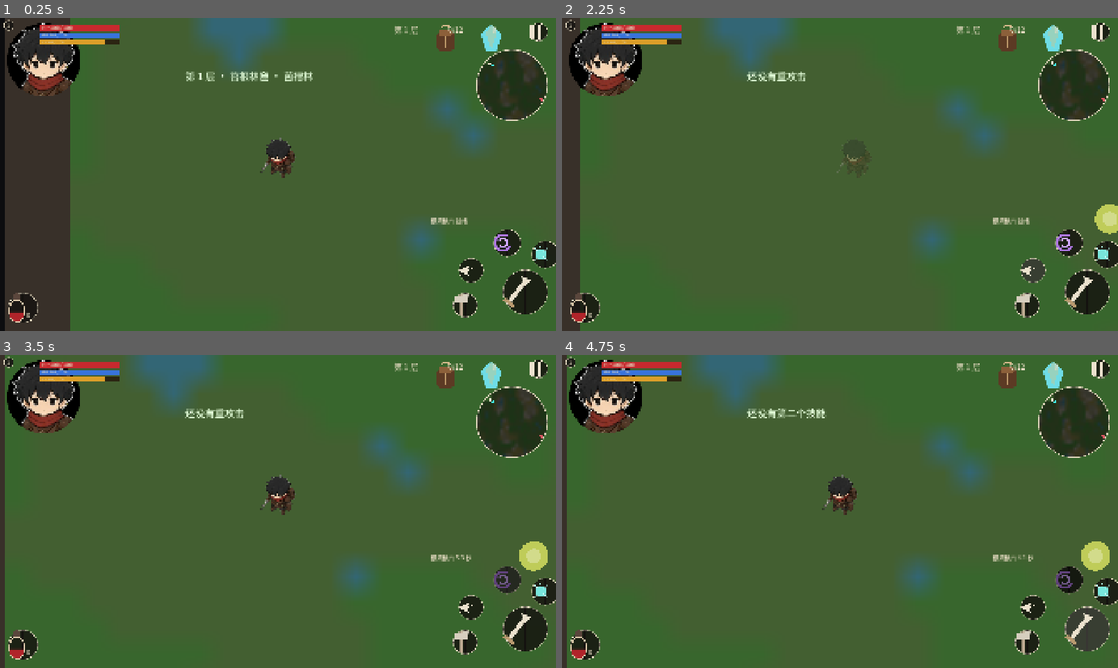
Above: before the commit, frames 1-4 (two rows, left to right).
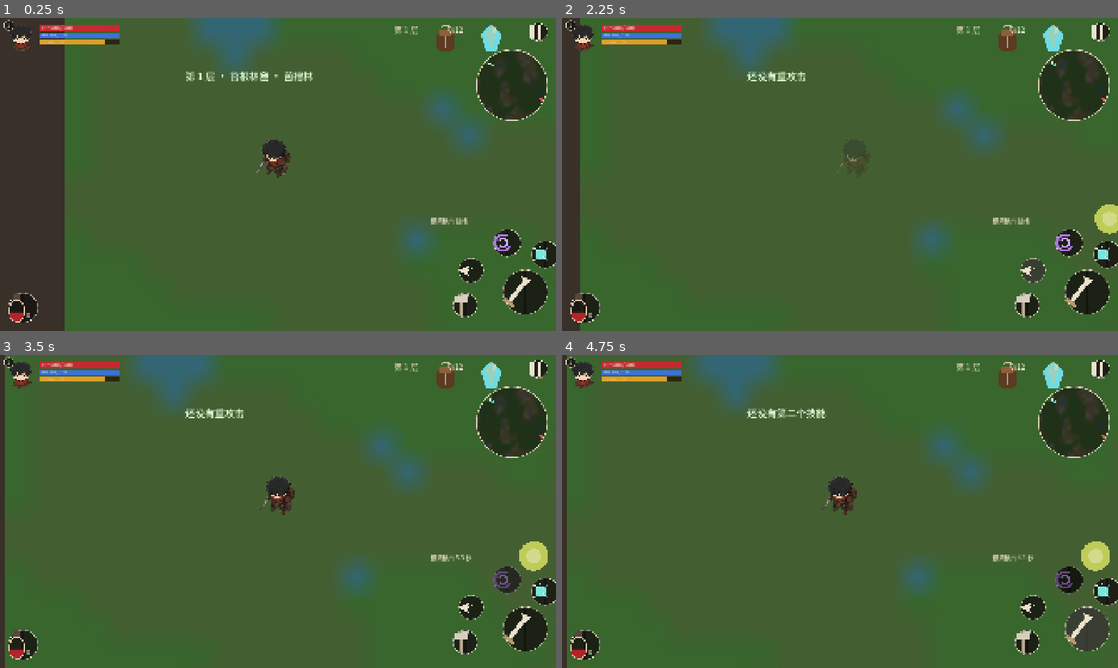
Above: after the commit, the same moments.

Repository: 7mouse/stellar-abyss-greybox
Game: Godot game, scene res://scenes/floor/floor.tscn
The game is run twice, just before and just after one commit, with the same random seed, the same clock (stepped at 60 frames per second) and the same inputs. This scene is started directly instead of the project's main scene.
Inputs (mouse positions are in pixels of both pictures, inside the frame that each line leads up to):
- Up to frame 1 (0.25 s): no input
- Up to frame 2 (2.25 s): click "0" at 0.5 s; click (1029, 305) at 1.27 s; click (1034, 271) at 2 s
- Up to frame 3 (3.5 s): click (505, 580) at 2.75 s
- Up to frame 4 (4.75 s): click (1106, 592) at 3.52 s; click (1084, 630) at 4.25 s

The runs differ from the first frame. In frame 1, 3.5% of the frame differs, in the area x 0-54%, y 0-100%; in frame 2, 2.2%; in frame 3, 2.2%; in frame 4, 2.2%.

Commit message:
画面：缩小占位图，镜头不露出地图外
头像收到界面上的 96 像素，圆外保持透明。角色贴图收到约 128。镜头停在外墙内，清屏色不再露在屏幕边上。

Co-authored-by: Mr.mouse <7mouse@users.noreply.github.com>

Diff:
--- a/scenes/floor/floor.gd
+++ b/scenes/floor/floor.gd
@@ -104,6 +104,8 @@
 	cam = FollowCam.new()
 	cam.target = player
 	cam.smooth_sec = Game.player_stats.cam_smooth_sec
+	var lim: Rect2 = layout.bounds.grow(float(fd.map_border_px))
+	cam.limit_rect = lim
 	add_child(cam)
 	cam.make_current()
 	cam.snap()
--- a/scenes/floor/follow_cam.gd
+++ b/scenes/floor/follow_cam.gd
@@ -5,6 +5,7 @@
 var target: Node2D
 var smooth_sec := 0.15
 var _shake := 0.0
+var limit_rect := Rect2() ## 非空时，画面停在这块矩形里
 
 func _ready() -> void:
 	process_callback = Camera2D.CAMERA2D_PROCESS_PHYSICS
@@ -23,5 +24,9 @@
 	if target and is_instance_valid(target):
 		var k := 1.0 - exp(-delta / maxf(0.001, smooth_sec / 3.0))
 		global_position = global_position.lerp(target.global_position, k)
+	if limit_rect.size.x > 1.0 and limit_rect.size.y > 1.0:
+		var half := get_viewport_rect().size / zoom * 0.5
+		global_position.x = clampf(global_position.x, limit_rect.position.x + half.x, limit_rect.end.x - half.x)
+		global_position.y = clampf(global_position.y, limit_rect.position.y + half.y, limit_rect.end.y - half.y)
 	offset = Vector2(randf_range(-1, 1), randf_range(-1, 1)) * _shake
 	_shake = move_toward(_shake, 0.0, 40.0 * delta)
--- a/scenes/ui/hud.gd
+++ b/scenes/ui/hud.gd
@@ -61,7 +61,8 @@
 	portrait.position = Vector2(24, 18)
 	portrait.size = Vector2(96, 96)
 	portrait.expand_mode = TextureRect.EXPAND_IGNORE_SIZE
-	portrait.stretch_mode = TextureRect.STRETCH_KEEP_ASPECT_COVERED
+	portrait.stretch_mode = TextureRect.STRETCH_SCALE
+	portrait.texture_filter = CanvasItem.TEXTURE_FILTER_LINEAR
 	portrait.mouse_filter = Control.MOUSE_FILTER_IGNORE
 	add_child(portrait)
 	var badge := _Badge.new()
Binary file changed: assets/actors/boar.png
Binary file changed: assets/actors/hero.png
Binary file changed: assets/actors/shroom.png
Binary file changed: assets/actors/slime.png
Binary file changed: assets/hud/portrait.png
Not shown, changed: tools/art/make_placeholders.py
